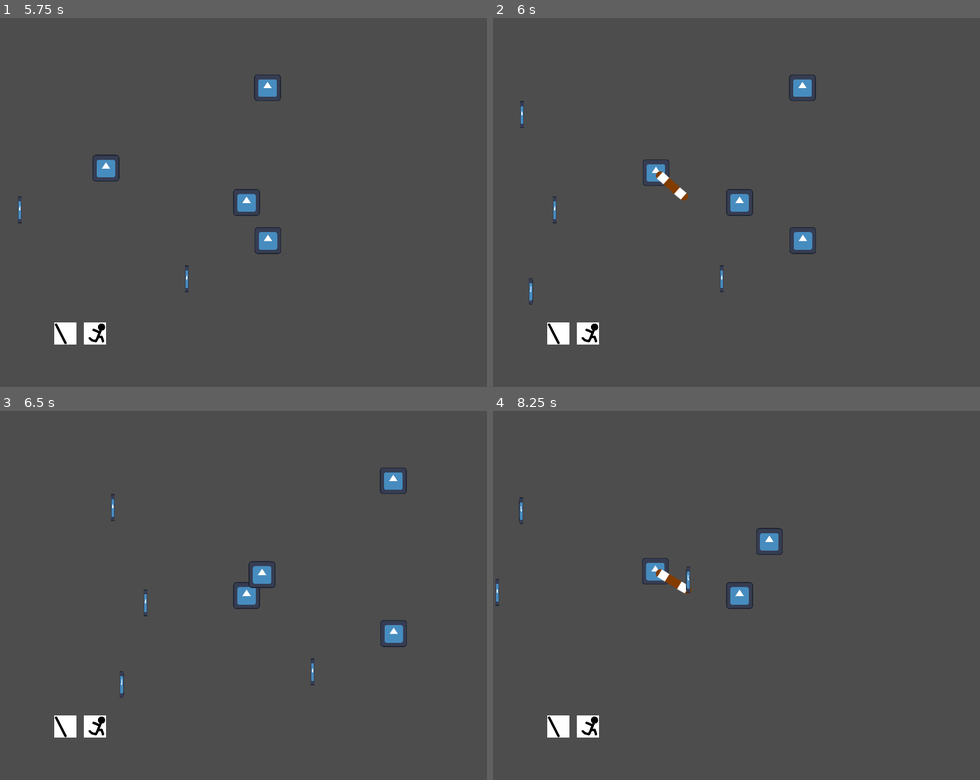
Above: before the commit, frames 1-4 (two rows, left to right).
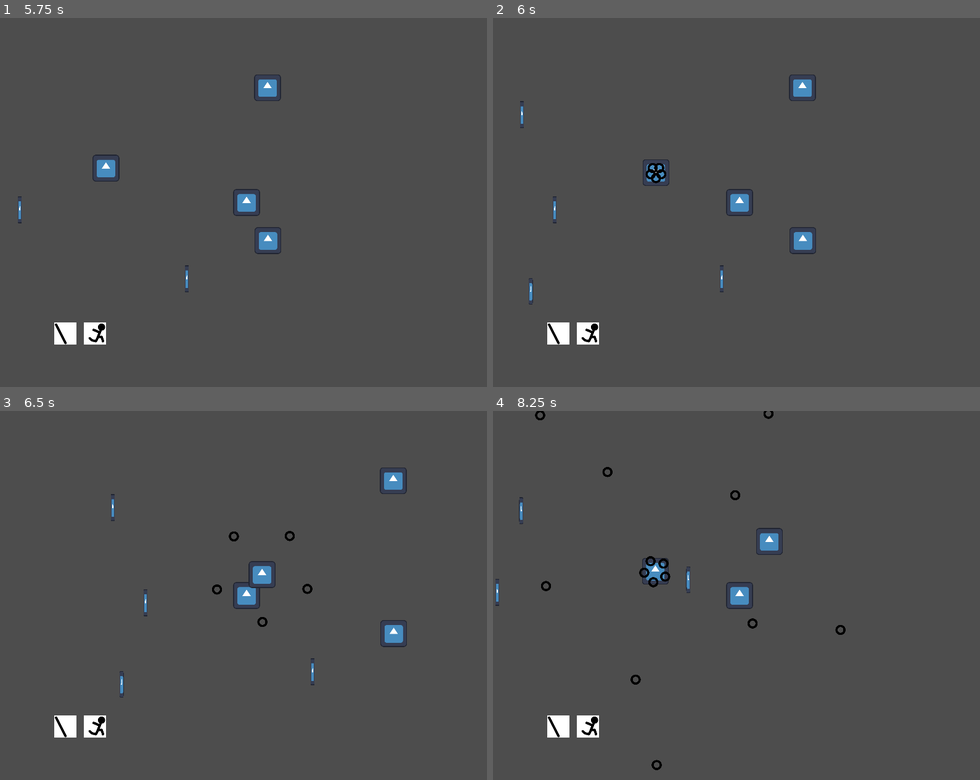
Above: after the commit, the same moments.

Repository: nonagaga/pizza-jam
Game: Godot game, scene res://Utility/SceneManager/scene_manager.tscn
Same seed, same stepped clock (60 frames per second), same inputs: the game is played once before the commit and once after it. The engine's default icon, where the game draws it, is replaced by a stand-in: a white triangle on a blue panel in a dark square.
Inputs (mouse positions are in pixels of both pictures, inside the frame that each line leads up to):
- Up to frame 1 (5.75 s): click "Start" at 0.5 s; click "Start" at 1.25 s; tap Enter at 2 s; move the mouse to (355, 184) at 2.02 s; hold D (Move Right) 2.03-2.78 s; tap Space (ui_select) at 2.27, 3.02, 4.52, 5.27 s; move the mouse to (146, 220) at 2.77 s; hold S (Move Down) 2.78-3.53 s; move the mouse to (297, 121) at 3.52 s; hold D (Move Right) 3.53-4.28 s; move the mouse to (224, 276) at 4.27 s; hold W (Move Up) 4.28-5.03 s; move the mouse to (394, 257) at 5.02 s; hold A (Move Left) from 5.03 s (still down)
- Up to frame 2 (6 s): keep holding A (Move Left); move the mouse to (590, 147) at 5.77 s
- Up to frame 3 (6.5 s): keep holding A (Move Left); tap Space (ui_select) at 6.02 s
- Up to frame 4 (8.25 s): move the mouse to (765, 595) at 6.52 s; release A (Move Left) at 6.53 s; hold S (Move Down) 6.53-7.28 s; move the mouse to (663, 503) at 7.27 s; hold D (Move Right) 7.28-8.03 s; tap Space (ui_select) at 7.52 s; move the mouse to (848, 577) at 8.02 s; hold W (Move Up) from 8.03 s (still down)

Frame 1 is identical in both runs. In frame 2, 0.3% of the frame differs, in the area x 31-41%, y 39-50%; in frame 3, 0.2%; in frame 4, 0.6%, in the area x 8-73%, y 0-98%.

Commit message:
Straigh Shot Added

Diff:
--- a/Abilities/AbilitySlot.gd
+++ b/Abilities/AbilitySlot.gd
@@ -49,7 +49,7 @@
 
 	if ability.projectile != null:
 		if ability.tag_melee:
-			var sep_deg = 360.0 / ms
+			var sep_deg = ability.multishot_spread / ms
 			for i in range(ms):
 				_spawn_projectile(target_pos, abroll, sep_deg * i)
 		else:
--- a/Abilities/SpreadShot.gd
+++ b/Abilities/SpreadShot.gd
@@ -1,4 +1,4 @@
-extends AbilityProjectile
+extends Ability
 
 
 # Called when the node enters the scene tree for the first time.
--- a/Abilities/StraightShot.gd
+++ b/Abilities/StraightShot/StraightShot.gd
@@ -1,11 +1,12 @@
 extends AbilityProjectile
 
+@export var speed = 400.0
+var player_last_position;
 
 # Called when the node enters the scene tree for the first time.
 func _ready() -> void:
-	pass # Replace with function body.
-
+	pass
 
 # Called every frame. 'delta' is the elapsed time since the previous frame.
 func _process(delta: float) -> void:
-	pass
+	position += transform.x * speed * delta
--- /dev/null
+++ b/Abilities/StraightShot/straight_shot.tscn
@@ -0,0 +1,20 @@
+[gd_scene format=3 uid="uid://mnckitssbbla"]
+
+[ext_resource type="Script" uid="uid://cch8y4ugk455o" path="res://Abilities/Ability.gd" id="1_dspc3"]
+[ext_resource type="Texture2D" uid="uid://mwakwgr8pkc7" path="res://Abilities/Circle Swing/circle swing.png" id="2_rk6ja"]
+[ext_resource type="PackedScene" uid="uid://biwei77an8ukj" path="res://Abilities/StraightShot/straight_shot_projectile.tscn" id="2_wslxo"]
+[ext_resource type="Script" uid="uid://c0ny0w83asqax" path="res://Abilities/AbilityRollModifier.gd" id="3_ajum4"]
+
+[sub_resource type="Resource" id="Resource_rxtae"]
+script = ExtResource("3_ajum4")
+metadata/_custom_type_script = "uid://c0ny0w83asqax"
+
+[node name="StraightShot" type="Node" unique_id=997557398]
+script = ExtResource("1_dspc3")
+ability_name = "Straight Shot"
+ability_icon = ExtResource("2_rk6ja")
+ar_modifier = SubResource("Resource_rxtae")
+slot_cooldown = 1.0
+projectile = ExtResource("2_wslxo")
+follows_entity = false
+multishot_spread = 45.0
--- /dev/null
+++ b/Abilities/StraightShot/straight_shot_projectile.tscn
@@ -0,0 +1,21 @@
+[gd_scene format=3 uid="uid://biwei77an8ukj"]
+
+[ext_resource type="Texture2D" uid="uid://mwakwgr8pkc7" path="res://Abilities/Circle Swing/circle swing.png" id="1_08itc"]
+[ext_resource type="Script" uid="uid://bv4exoev5b6cb" path="res://Abilities/StraightShot/StraightShot.gd" id="1_kfu5o"]
+
+[sub_resource type="CircleShape2D" id="CircleShape2D_mlx47"]
+radius = 26.172504
+
+[node name="StraightShotProjectile" type="CharacterBody2D" unique_id=2038951411]
+collision_layer = 0
+collision_mask = 0
+motion_mode = 1
+script = ExtResource("1_kfu5o")
+lifetime = 2.5
+
+[node name="CollisionShape2D" type="CollisionShape2D" parent="." unique_id=1690496186]
+shape = SubResource("CircleShape2D_mlx47")
+
+[node name="Sprite2D" type="Sprite2D" parent="." unique_id=1489119623]
+scale = Vector2(0.5, 0.5)
+texture = ExtResource("1_08itc")
--- a/Entities/Godotbot.tscn
+++ b/Entities/Godotbot.tscn
@@ -8,7 +8,8 @@
 [ext_resource type="Script" uid="uid://c63a4rftwo8ch" path="res://Entities/EntityDirectorStats.gd" id="4_gx638"]
 [ext_resource type="Script" uid="uid://cnsr7os6okjd" path="res://Abilities/AbilitySlot.gd" id="7_3ve2a"]
 [ext_resource type="Script" uid="uid://blthoc0bdrqwn" path="res://Entities/Modules/AbilitySlotAI.gd" id="7_hms4s"]
-[ext_resource type="PackedScene" uid="uid://c5v0g21ebeius" path="res://Abilities/Left Swing/Left Swing.tscn" id="8_gasj4"]
+[ext_resource type="PackedScene" uid="uid://mnckitssbbla" path="res://Abilities/StraightShot/straight_shot.tscn" id="10_8isoi"]
+[ext_resource type="Script" uid="uid://c0ny0w83asqax" path="res://Abilities/AbilityRollModifier.gd" id="10_rg81y"]
 
 [sub_resource type="Resource" id="Resource_wgj20"]
 script = ExtResource("2_ujlot")
@@ -22,6 +23,11 @@
 [sub_resource type="Resource" id="Resource_e0011"]
 script = ExtResource("4_gx638")
 metadata/_custom_type_script = "uid://c63a4rftwo8ch"
+
+[sub_resource type="Resource" id="Resource_8isoi"]
+script = ExtResource("10_rg81y")
+base_multishot = 5.0
+metadata/_custom_type_script = "uid://c0ny0w83asqax"
 
 [node name="Godotbot" unique_id=639906909 instance=ExtResource("1_wgj20")]
 civil = SubResource("Resource_wgj20")
@@ -38,11 +44,14 @@
 
 [node name="Swing" type="Node" parent="." index="3" unique_id=1252636442 node_paths=PackedStringArray("default_ability")]
 script = ExtResource("7_3ve2a")
-default_ability = NodePath("LeftSwing")
+default_ability = NodePath("StraightShot")
 metadata/_custom_type_script = "uid://cnsr7os6okjd"
 
-[node name="LeftSwing" parent="Swing" index="0" unique_id=1098785488 instance=ExtResource("8_gasj4")]
-slot_cooldown = 1.0
+[node name="StraightShot" parent="Swing" index="0" unique_id=997557398 instance=ExtResource("10_8isoi")]
+ar_modifier = SubResource("Resource_8isoi")
+tag_melee = true
+follows_entity = true
+multishot_spread = 360.0
 
 [node name="AbilitySlotAI" type="Node" parent="Swing" index="1" unique_id=2008964635]
 script = ExtResource("7_hms4s")
Renamed: Abilities/StraightShot.gd.uid -> Abilities/StraightShot/StraightShot.gd.uid
